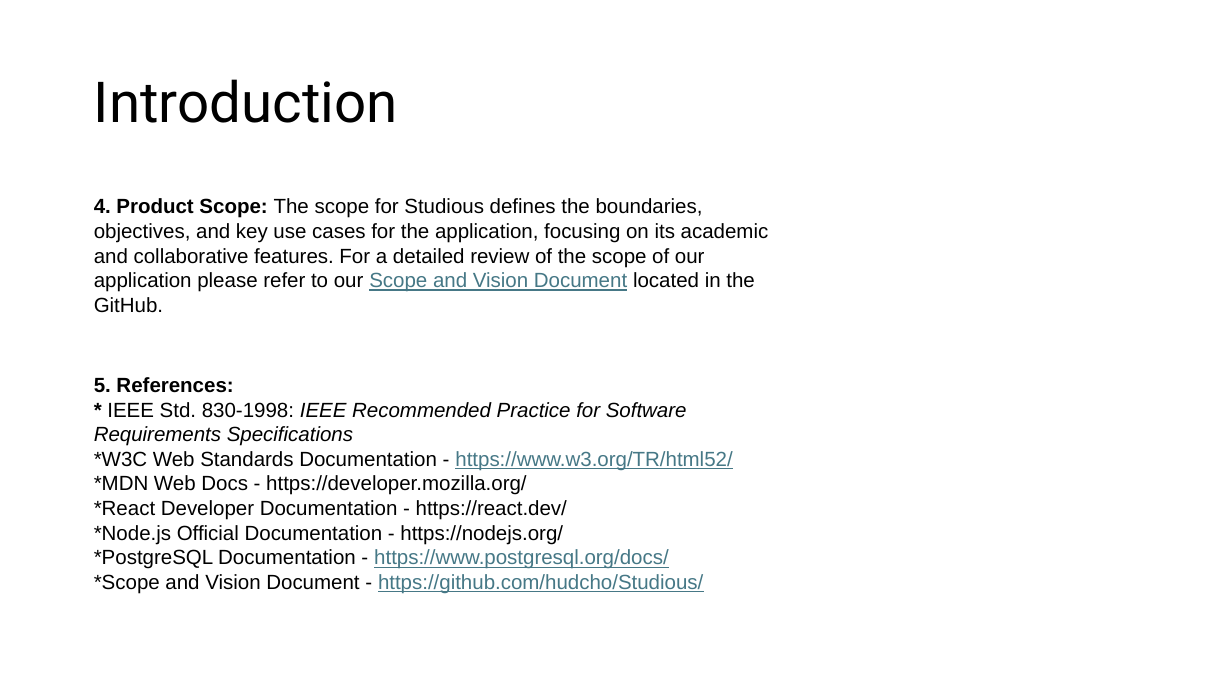
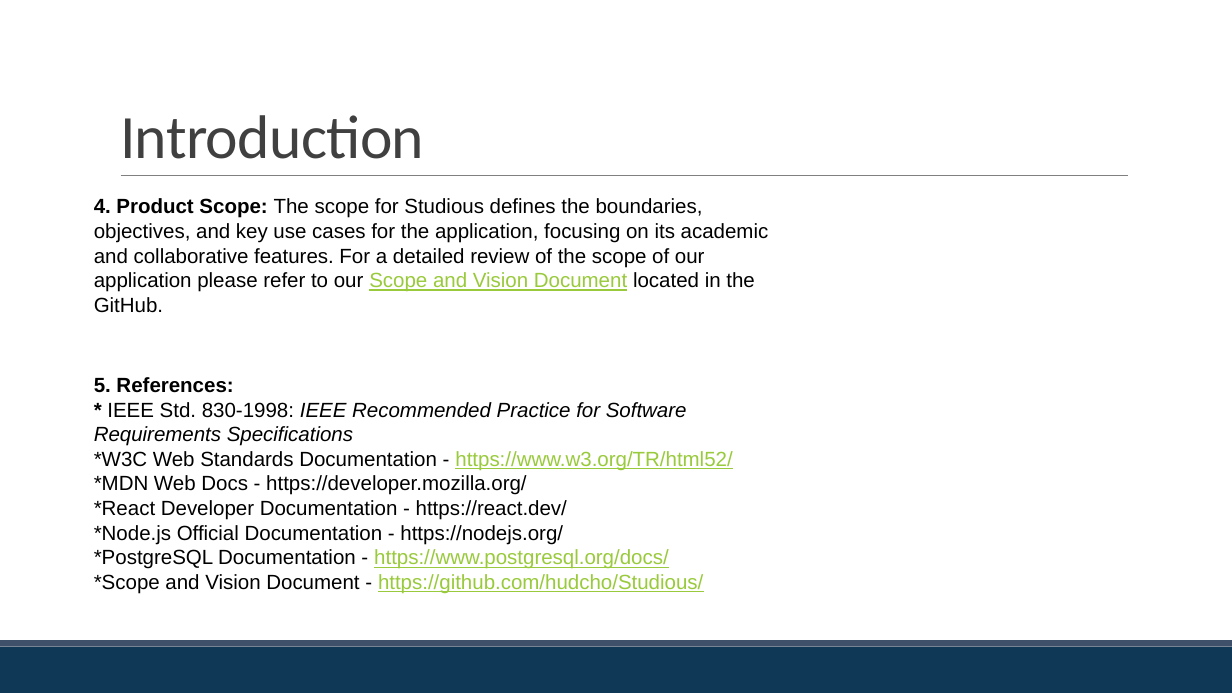
Before and after one commit to hudcho/Studious, a slide deck: slide 3 of ASGMNT3/JHET_Innovations-Assignment3-SRS-Presentation.pptx. Drawn at 1232x693 pixels with LibreOffice and Linux fonts; fonts in the diff are those of the drawing. Boxes give left, top, right and bottom in pixels: in the first picture for what was removed or moved away, otherwise in the second. Text is boxed around its words. In the diff, an @@ line names an element or a change of style, - is before the commit and + after.

Commit message:
Added slides for functional requirements, added theme for powerpoint, Minor edits to SRS document

```diff
--- a/ASGMNT3/JHET_Innovations-Assignment3-SRS-Presentation.pptx
+++ b/ASGMNT3/JHET_Innovations-Assignment3-SRS-Presentation.pptx
@@ title "Introduction": place and size @@
-title "Introduction" at (94, 79, 398, 123)
+title "Introduction" at (120, 115, 424, 159)
@@ title "Introduction" at (120, 115, 424, 159): size 44 to 48 pt, font Roboto to Calibri, text colour #000000 to #404040, letter spacing 0 to -0.5 pt; line spacing 0.9 to 0.85; vertical alignment middle to bottom @@
@@ line added from (121, 176) to (1128, 176), #808080 0.5 pt @@
@@ text at (94, 198, 769, 594): text colour #467886 to #99CA3C in "Scope and Vision Document", "https://www.w3.org/TR/html52/", "https://www.postgresql.org/docs/", "https://github.com/hudcho/Studious/" @@
@@ rectangle added at (0, 647, 1232, 693), fill #0F3756 @@
@@ rectangle added at (0, 640, 1232, 647), fill #3E506A @@
```
Also in this commit, not shown: 8 other slides changed, 3 slides added, 2 slides removed, 2 other files.
